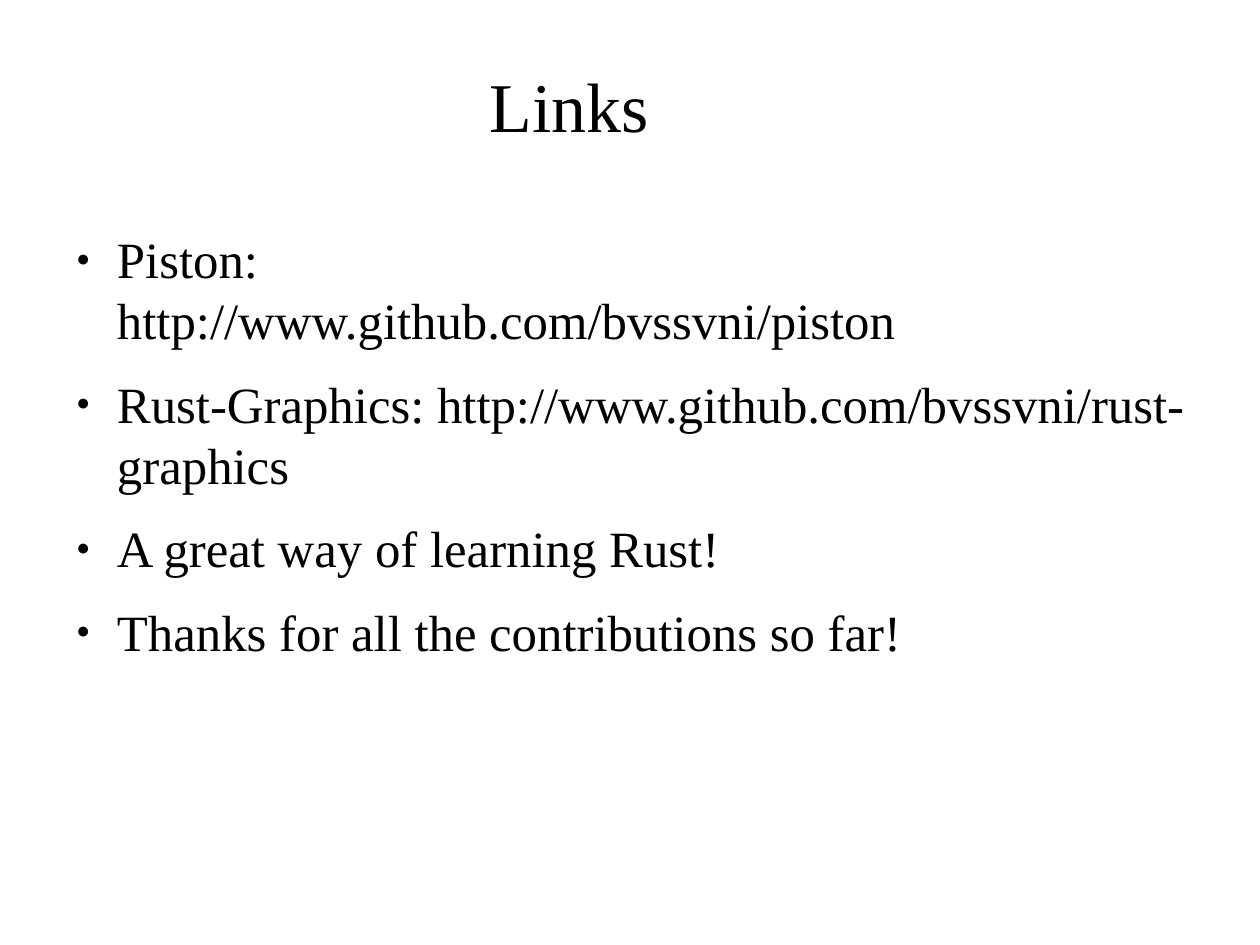
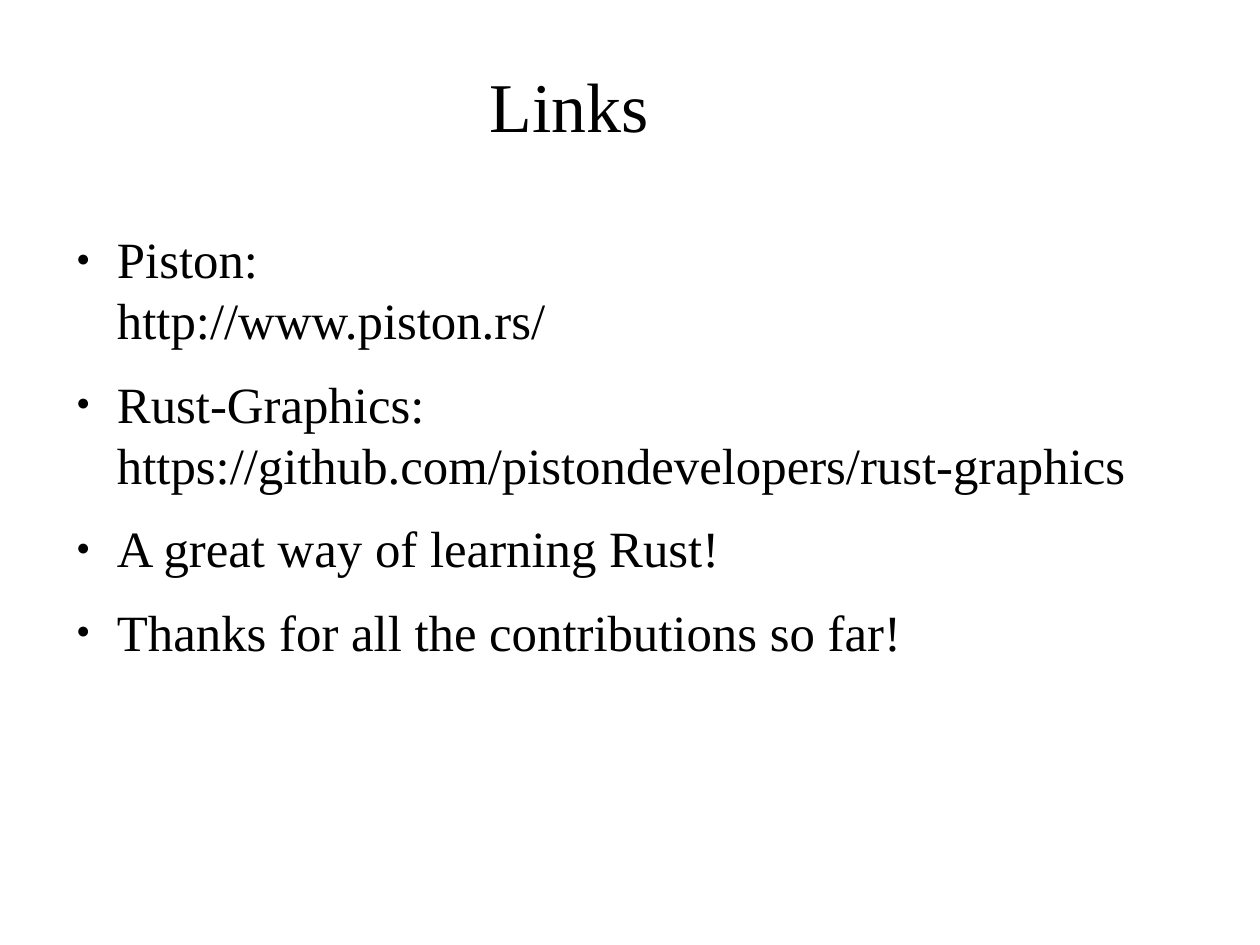
Before and after one commit to PistonDevelopers/piston, a slide deck: slide 10 of learning materials/impl Game for App.odp. Drawn at 1260x945 pixels with LibreOffice and Linux fonts; fonts in the diff are those of the drawing; background and template pictures are left out. Boxes give left, top, right and bottom in pixels: in the first picture for what was removed or moved away, otherwise in the second. Text is boxed around its words. In the diff, an @@ line names an element or a change of style, - is before the commit and + after.

```diff
--- a/learning materials/impl Game for App.odp
+++ b/learning materials/impl Game for App.odp
@@ text at box(117, 244, 1125, 494): text changed @@
-● Piston:
-  http://www.github.com/bvssvni/piston
-● Rust-Graphics: http://www.github.com/bvssvni/rust-graphics
+● Piston:
+  http://www.piston.rs/
+● Rust-Graphics:
+  https://github.com/pistondevelopers/rust-graphics
```
Also in this commit, not shown: 3 other slides changed, 1 other file.
